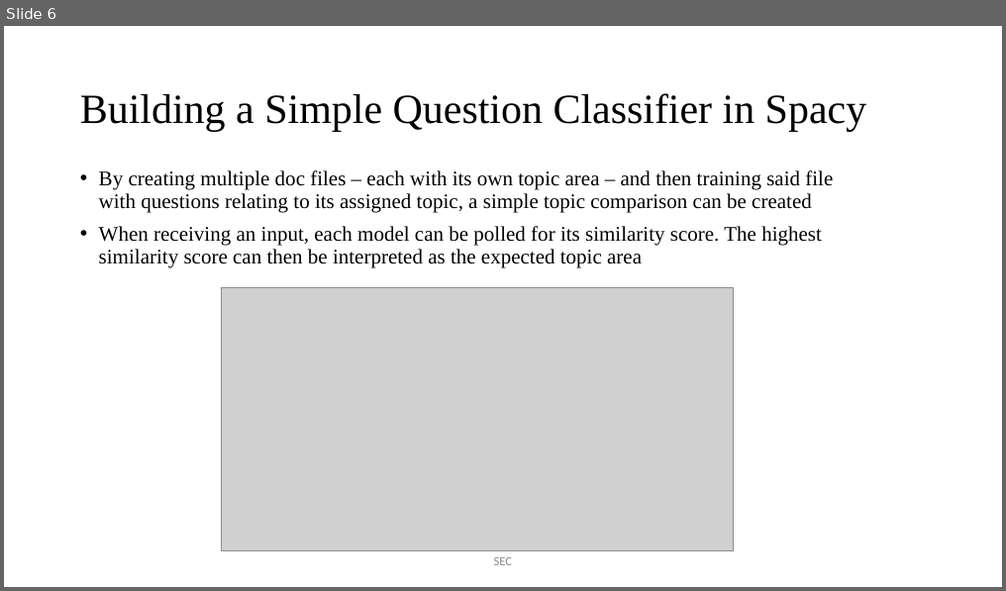
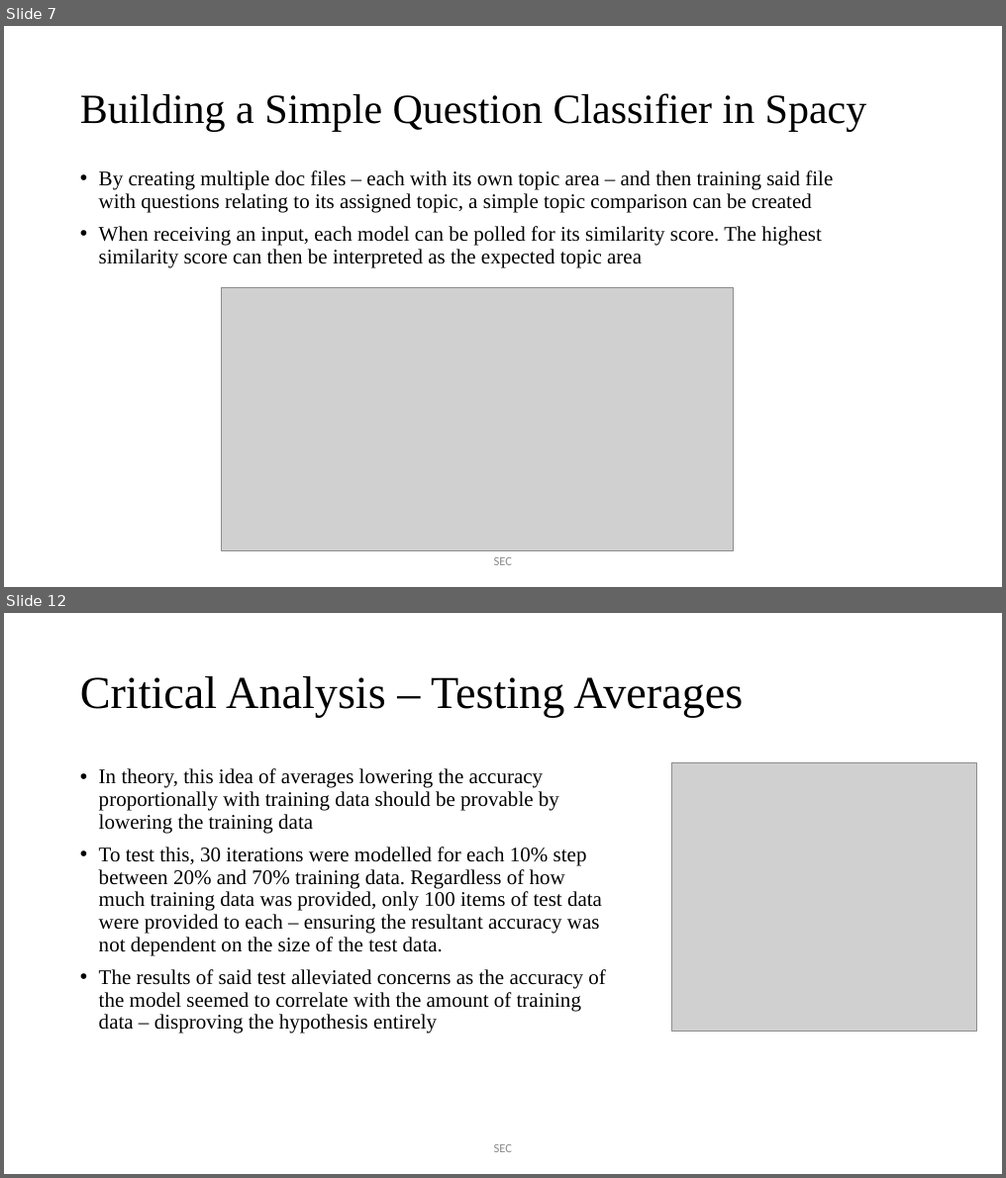
Before and after one commit to JaVonox/AIChatbot, a slide deck: Documentation/100505349.pptx. Shown one above the other, each under a label of ours: slide 6 before the commit, slides 7 and 12 after it; the slides between them are not shown. The pictures are 1006x591 and 1006x1178 pixels, drawn with LibreOffice and Linux fonts; fonts in the diff are those of the drawing; grey boxes stand for pictures. Boxes give left, top, right and bottom in pixels: in the first picture for what was removed or moved away, otherwise in the second. Text is boxed around its words. In the diff, an @@ line names an element or a change of style, - is before the commit and + after.

```diff
--- a/Documentation/100505349.pptx
+++ b/Documentation/100505349.pptx
@@ slide 12 added at (x1=4, y1=613, x2=1002, y2=1174), background #FFFFFF @@
@@ title added at (x1=80, y1=676, x2=743, y2=717), 44 pt, text #000000 @@
+Critical Analysis – Testing Averages
@@ text added at (x1=99, y1=768, x2=606, y2=1034), 20 pt, text #000000 @@
+• In theory, this idea of averages lowering the accuracy proportionally with training data should be provable by lowering the training data
+• To test this, 30 iterations were modelled for each 10% step between 20% and 70% training data. Regardless of how much training data was provided, only 100 items of test data were provided to each – ensuring the resultant accuracy was not dependent on the size of the test data.
+• The results of said test alleviated concerns as the accuracy of the model seemed to correlate with the amount of training data – disproving the hypothesis entirely
@@ picture added at (x1=672, y1=762, x2=976, y2=1032) @@
@@ text added at (x1=494, y1=1145, x2=512, y2=1153), 12 pt, text #8C8C8C @@
+SEC
@@ what was slide 6 is now slide 7 @@
```
Also in this commit, not shown: 2 slides changed, 10 other slides added, 5 slides removed, 8 other files.
